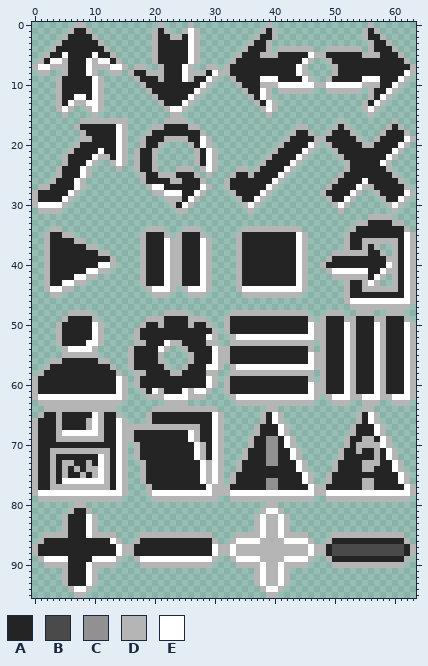
Pixel-art file -- assets/menu/material-icons.aseprite. Above, as it was before the edit.
64x96 pixels, 1 frame.
Palette (. is transparent): A #242424  B #4a4a4a  C #919191  D #b5b5b5  E #ffffff
After the commit:
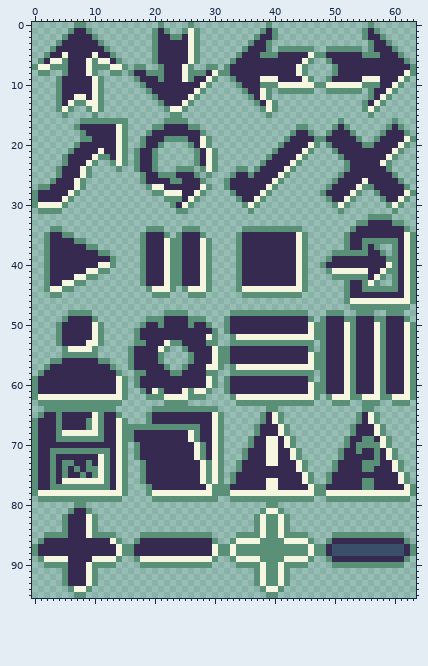
The exact change:
Colour A changes from #242424 to #372a51.
Colour B changes from #4a4a4a to #3a5068.
Colour D changes from #b5b5b5 to #5a8f78.
Colour E changes from #ffffff to #f5f6df.
Layer "Warning":
Colour C becomes colour E in rows 69 to 73 at x 39 to 40; in rows 76 to 77 at x 39 to 40.
Changed places in both pictures, as pixel boxes (x1, y1, x2, y2):
changed: (32, 22, 416, 598)
